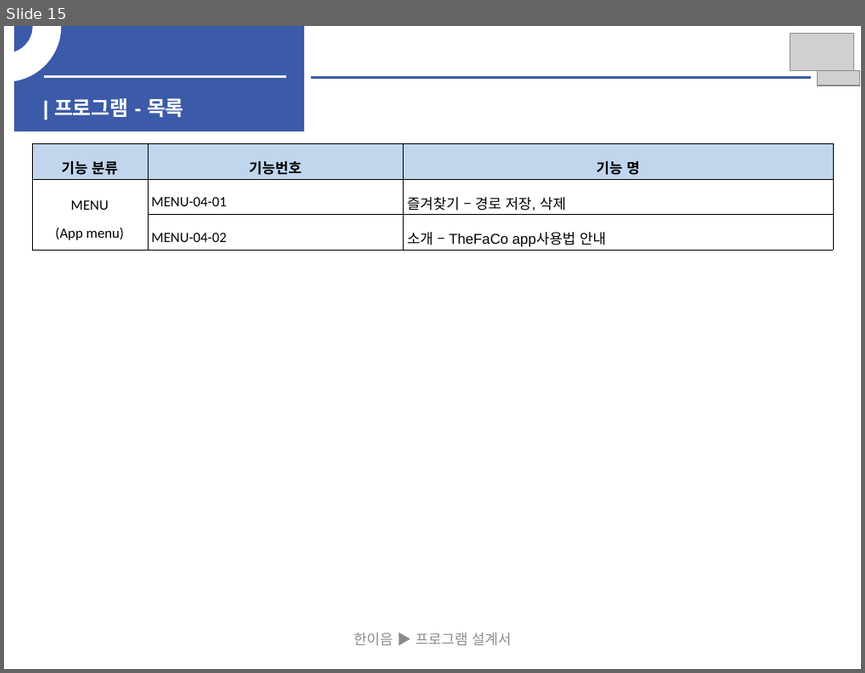
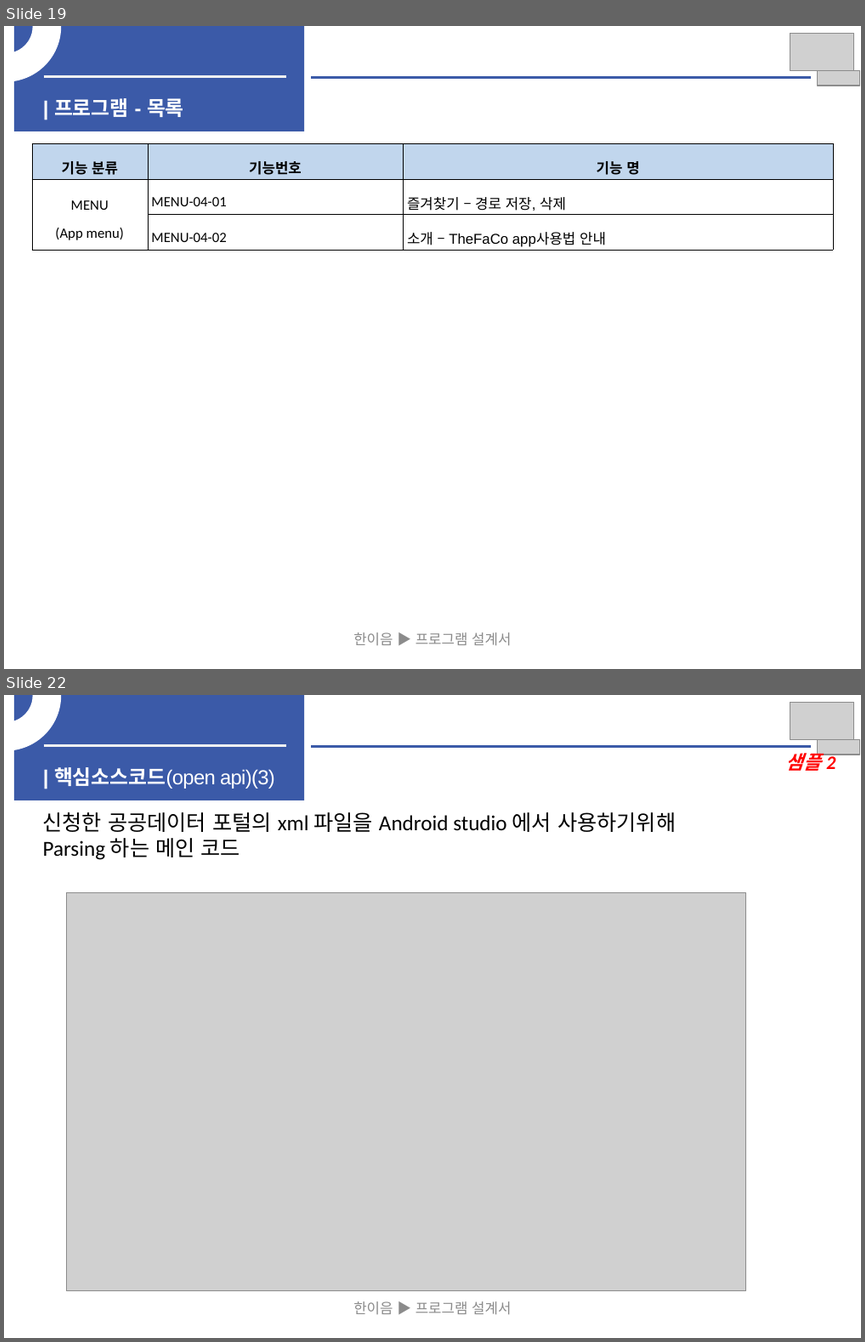
Before and after one commit to woojin1027/THE-FACO, a slide deck: 중간보고서/중간보고서.pptx. Shown one above the other, each under a label of ours: slide 15 before the commit, slides 19 and 22 after it; the slides between them are not shown. The pictures are 865x673 and 865x1342 pixels, drawn with LibreOffice and Linux fonts; fonts in the diff are those of the drawing; grey boxes stand for pictures. Boxes give left, top, right and bottom in pixels: in the first picture for what was removed or moved away, otherwise in the second. Text is boxed around its words. In the diff, an @@ line names an element or a change of style, - is before the commit and + after.

```diff
--- a/중간보고서/중간보고서.pptx
+++ b/중간보고서/중간보고서.pptx
@@ slide 22 added at [4, 695, 861, 1338], background #FFFFFF @@
@@ arch (boxed as its full ring) added at [4, 695, 61, 751], fill #FFFFFF, outline #FFFFFF 1 pt @@
@@ rectangle added at [14, 695, 305, 800], fill #3B5AA8 @@
@@ picture added at [789, 703, 853, 740] @@
@@ line added from (43, 745) to (287, 745), #F2F2F2 2.25 pt @@
@@ picture added at [817, 739, 860, 755] @@
@@ text added at [54, 767, 275, 789], 17 pt, text #FFFFFF @@
+| 핵심소스코드(open api)(3)
@@ line added from (311, 746) to (811, 746), #3B5AA8 2.25 pt @@
@@ text added at [786, 749, 835, 771], 16 pt, text #FF0000, bold, italic @@
+샘플 2
@@ text added at [43, 812, 676, 860], 18 pt, text #000000 @@
+신청한 공공데이터 포털의 xml 파일을 Android studio 에서 사용하기위해 Parsing 하는 메인 코드
@@ picture added at [67, 893, 746, 1291] @@
@@ text added at [353, 1301, 511, 1314], 12 pt, text #8C8C8C @@
+한이음 ▶ 프로그램 설계서
@@ what was slide 15 is now slide 19 @@
```
Also in this commit, not shown: 4 slides changed, 4 other slides added.
